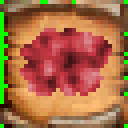
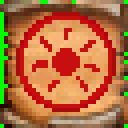
Layer changes from the first 128 x 128 image to the second:
renamed "mh#wiz34" to "Scintillating Sphere", painted on it over box(16, 12, 116, 112)
painted on "Spell-A BGND" over box(0, 0, 128, 128)
